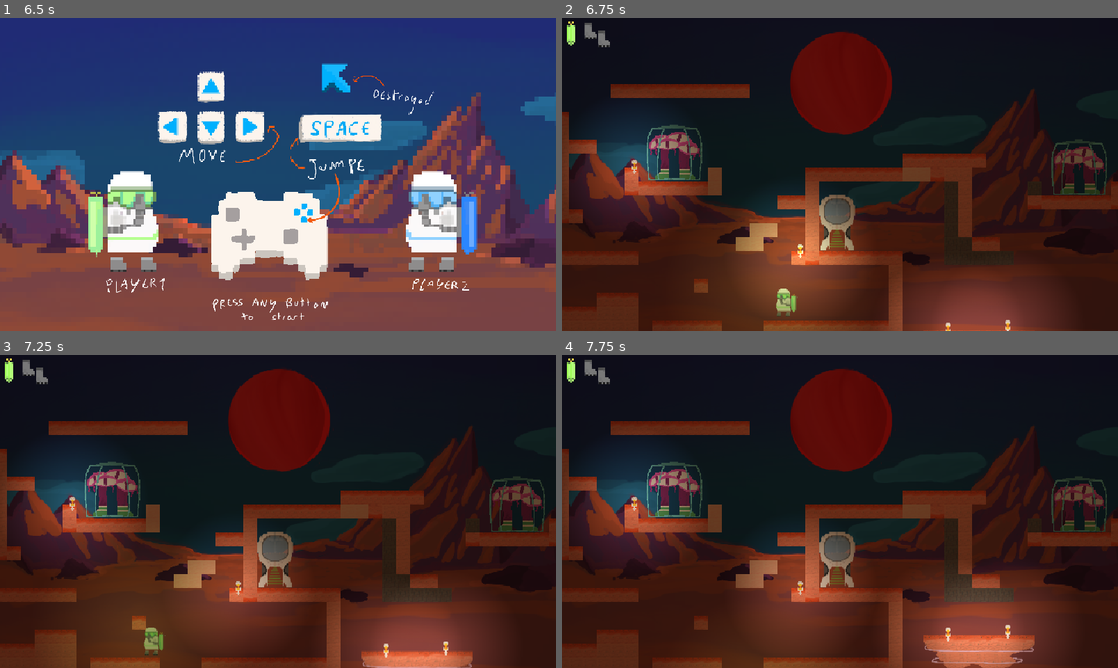
Above: before the commit, frames 1-4 (two rows, left to right).
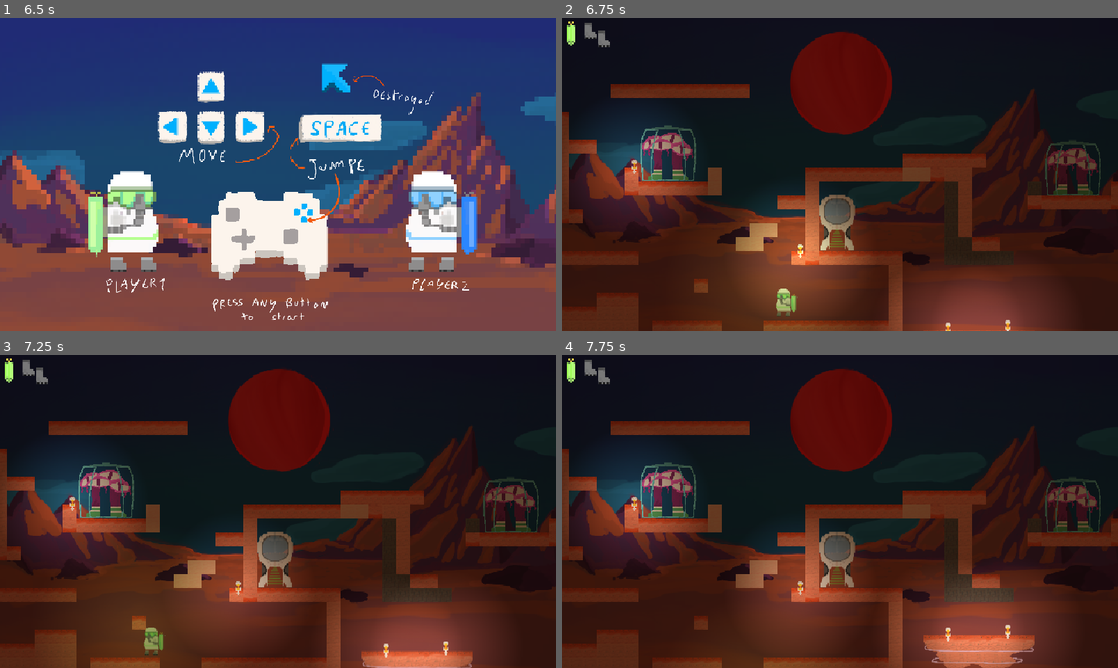
Above: after the commit, the same moments.

Repository: LeResteDuMonde/GameJamPSU
Game: Godot game, scene res://scene/Main.tscn
The game is run twice, just before and just after one commit, with the same random seed, the same clock (stepped at 60 frames per second) and the same inputs.
Inputs (mouse positions are in pixels of both pictures, inside the frame that each line leads up to):
- Up to frame 1 (6.5 s): tap Enter at 0.5, 4.25, 5.75 s; move the mouse to (400, 158) at 0.52 s; press the mouse at (400, 158) at 0.53 s; hold D (right) 0.53-2.03 s; tap Space (jump) at 0.77, 1.52, 2, 3.02, 3.77, 4.52, 5, 6.02 s; move the mouse to (166, 190) at 1.27 s; release the mouse at (166, 190) at 1.28 s; click (166, 190) at 1.35 s; move the mouse to (333, 105) at 2.02 s; press the mouse at (333, 105) at 2.03 s; hold A (left) 2.03-2.78 s; move the mouse to (250, 237) at 2.77 s; release the mouse at (250, 237) at 2.78 s; hold D (right) 2.78-4.28 s; click (250, 237) at 2.85 s; move the mouse to (444, 221) at 3.52 s; press the mouse at (444, 221) at 3.53 s; move the mouse to (111, 127) at 4.27 s; release the mouse at (111, 127) at 4.28 s; hold A (left) 4.28-5.03 s; click (111, 127) at 4.35 s; move the mouse to (305, 174) at 5.02 s; press the mouse at (305, 174) at 5.03 s; hold D (right) 5.03-5.78 s; move the mouse to (194, 96) at 5.77 s; release the mouse at (194, 96) at 5.78 s; hold A (left) from 5.78 s (still down); click (194, 96) at 5.85 s
- Up to frame 2 (6.75 s): keep holding A (left); tap Space (jump) at 6.5 s; move the mouse to (962, 158) at 6.52 s; press the mouse at (962, 158) at 6.53 s
- Up to frame 3 (7.25 s): keep holding A (left); tap Space (jump) at 6.77 s
- Up to frame 4 (7.75 s): move the mouse to (728, 527) at 7.27 s; release A (left) at 7.28 s; release the mouse at (728, 527) at 7.28 s; hold D (right) from 7.28 s (still down); click (728, 527) at 7.35 s; tap Space (jump) at 7.52 s

Frame 1 is identical in both runs. In frame 2, 2.2% of the frame differs, in the area x 14-98%, y 34-57%; in frame 3, 2.2%; in frame 4, 2.2%.

Commit message:
broken caged monster and new sprit

Diff:
--- a/scene/CagedMonster.tscn
+++ b/scene/CagedMonster.tscn
@@ -1,43 +1,94 @@
-[gd_scene load_steps=7 format=3 uid="uid://clx0tvtrn2uj6"]
+[gd_scene load_steps=14 format=3 uid="uid://clx0tvtrn2uj6"]
 
-[ext_resource type="Script" path="res://script/CagedMonster.gd" id="1_beoon"]
-[ext_resource type="Texture2D" uid="uid://cxho4ihl7i2x3" path="res://sprite/alienFrame1.png" id="2_laqqj"]
+[ext_resource type="Script" path="res://script/CagedMonster.gd" id="1_5bu71"]
+[ext_resource type="Texture2D" uid="uid://nypj7tlbbykj" path="res://sprite/alienWalk/alienWalking1.png" id="2_74tjy"]
+[ext_resource type="Texture2D" uid="uid://cxho4ihl7i2x3" path="res://sprite/alienFrame1.png" id="2_ly17j"]
+[ext_resource type="Texture2D" uid="uid://cb7nijiylbrkk" path="res://sprite/alienWalk/alienWalking2.png" id="3_d2yux"]
 [ext_resource type="Texture2D" uid="uid://cntcbsbkxppfx" path="res://sprite/cage.png" id="3_dt23o"]
+[ext_resource type="Texture2D" uid="uid://da17ydyl8m4hf" path="res://sprite/alienFrame2.png" id="3_vnvdp"]
 [ext_resource type="Shader" path="res://shader/outline.gdshader" id="4_4kny8"]
+[ext_resource type="Texture2D" uid="uid://wgajmldbaoej" path="res://sprite/littleAlien1.png" id="4_uf1rl"]
+[ext_resource type="Texture2D" uid="uid://b3jtsj7eijvvu" path="res://sprite/littleAlien2.png" id="5_yfbb5"]
+
+[sub_resource type="SpriteFrames" id="SpriteFrames_4j0k2"]
+animations = [{
+"frames": [{
+"duration": 1.0,
+"texture": ExtResource("2_ly17j")
+}, {
+"duration": 1.0,
+"texture": ExtResource("3_vnvdp")
+}, {
+"duration": 1.0,
+"texture": ExtResource("2_ly17j")
+}],
+"loop": false,
+"name": &"blink",
+"speed": 5.0
+}, {
+"frames": [{
+"duration": 1.0,
+"texture": ExtResource("4_uf1rl")
+}, {
+"duration": 1.0,
+"texture": ExtResource("5_yfbb5")
+}],
+"loop": true,
+"name": &"flyer",
+"speed": 5.0
+}, {
+"frames": [{
+"duration": 1.0,
+"texture": ExtResource("2_74tjy")
+}, {
+"duration": 1.0,
+"texture": ExtResource("3_d2yux")
+}],
+"loop": true,
+"name": &"walking",
+"speed": 1.65
+}]
 
 [sub_resource type="RectangleShape2D" id="RectangleShape2D_472wj"]
-size = Vector2(63, 63)
+size = Vector2(63, 59.5)
 
 [sub_resource type="ShaderMaterial" id="ShaderMaterial_0ccwg"]
 shader = ExtResource("4_4kny8")
 shader_parameter/line_color = Color(1, 1, 0, 1)
 shader_parameter/line_thickness = 0.824
 
+[sub_resource type="RectangleShape2D" id="RectangleShape2D_sjqs5"]
+size = Vector2(34, 18.5)
+
 [node name="CagedMonster" type="CharacterBody2D" groups=["Monster"]]
-script = ExtResource("1_beoon")
+script = ExtResource("1_5bu71")
 
-[node name="AnimatedSprite2D" type="AnimatedSprite2D" parent="."]
+[node name="Animation" type="AnimatedSprite2D" parent="."]
+position = Vector2(-1, -1)
+sprite_frames = SubResource("SpriteFrames_4j0k2")
+animation = &"flyer"
+offset = Vector2(0.001, 0)
 
-[node name="Sprite2D" type="Sprite2D" parent="."]
-position = Vector2(7, -2)
-texture = ExtResource("2_laqqj")
-
-[node name="CollisionShape2D" type="CollisionShape2D" parent="."]
-position = Vector2(6.5, -1)
+[node name="CollisionBig" type="CollisionShape2D" parent="."]
+visible = false
 shape = SubResource("RectangleShape2D_472wj")
 
 [node name="cage" type="Sprite2D" parent="."]
-position = Vector2(7, -2)
+position = Vector2(0, -1)
 texture = ExtResource("3_dt23o")
 
 [node name="highlightCage" type="Sprite2D" parent="."]
 visible = false
 material = SubResource("ShaderMaterial_0ccwg")
-position = Vector2(7, -2)
+position = Vector2(1, 0)
 texture = ExtResource("3_dt23o")
 
 [node name="Area2D" type="Area2D" parent="."]
 
 [node name="CollisionShape2D" type="CollisionShape2D" parent="Area2D"]
-position = Vector2(7.5, -1.5)
+position = Vector2(0, 1.75)
 shape = SubResource("RectangleShape2D_472wj")
+
+[node name="CollisionSmall" type="CollisionShape2D" parent="."]
+position = Vector2(0, -19.25)
+shape = SubResource("RectangleShape2D_sjqs5")
--- a/script/CagedMonster.gd
+++ b/script/CagedMonster.gd
@@ -6,48 +6,95 @@
 var zero
 var gravityScale = 100
 
+var speedFlyer = 0.0005
+var amplitudeFlyer = 10000
+
+
 var isDeadly = false
+var isFlyer = false
 
+var animation : AnimatedSprite2D
 func _ready():
 	zero = global_position;
-	#DEBUG
-	#makeDeadly()
+	animation = get_node("Animation")
+	animation.animation = "blink"
+	if isDeadly:
+		makeDeadly()
+	if isFlyer:
+		makeFlyer(-1)
 
 func makeDeadly():#TODO connect to click
 	isDeadly = true
 	var cage  : Sprite2D = get_node("cage")
+	animation.play("walking")
 	if cage!=null:
 		cage.queue_free()
-	#TODO change sprit to animated sprit
+
+
+var Monster = preload("res://scene/CagedMonster.tscn")
+var otherFlyer
+func makeFlyer(_direction=1):
+	isFlyer = true
+	isDeadly=true
+	direction=_direction
+	get_node("Area2D").queue_free()
+	get_node("CollisionBig").queue_free()
+	animation.play("flyer")
+	animation.offset.y = -12
+	if direction==-1:
+		pass
+		#otherFlyer = Monster.new()
+		#flyerReady()
+		#add_child(otherFlyer)
+func flyerReady():
+	otherFlyer.makeDeadly()
+	otherFlyer.makeFlyer()
 
 func _physics_process(delta):
 	# var velocity = get_velocity()\
+	var mSpeed = speed
+	var mAmplitude = amplitude
+	if isFlyer:
+		mSpeed = speedFlyer
+		mAmplitude = amplitudeFlyer
+	print(direction)
 	if isDeadly :
-		var move = Vector2( direction * speed * amplitude,0)
+		var move = Vector2( direction * mSpeed * mAmplitude * delta / 0.016,0)
 		var deltax = global_position.x - zero.x
-		if deltax > amplitude:
+		if deltax > mAmplitude:
 			direction = -1
-		if deltax < -amplitude:
+		if deltax < -mAmplitude:
 			direction = 1
 
-		move.y += gravityScale * delta
-		var collision_event = move_and_collide(move,false,0.08,true)
+		if not isFlyer:
+			move.y += gravityScale * delta
+
+		var collision_event = move_and_collide(move,true,0.08,true)
 
 		if collision_event != null:
 			var normal = collision_event.get_normal()
 			print_debug(normal,collision_event.get_collider().name)
 			if abs(normal.x) < abs(normal.y):
-				move.y=-0.01
+				move.y=-0.1
 			#if "kill" in collision_event.get_collider():
 			#	GameManager.killPlayer()
 
-			collision_event = move_and_collide(move)
+			collision_event = move_and_collide(move,true)
 
 			if collision_event != null:
 				normal = collision_event.get_normal()
 				print_debug(normal,collision_event.get_collider().name)
 				if abs(normal.x) > abs(normal.y):
-					direction*=-1
+					if normal.x<0:
+						direction = -1
+					else:
+						direction = 1
+
+		collision_event = move_and_collide(move)
+
+	if(randf_range(0,4/delta) < 1):
+		print_debug("play")
+		animation.play()
 
 func highlight(g):
 	if not isDeadly:
@@ -62,7 +109,10 @@
 
 func delete(g):
 	unhighlight(g)
-	makeDeadly()
+	if not isDeadly:
+		makeDeadly()
+	elif not isFlyer:
+		makeFlyer(-1)
 
 func pauseMonster():
 	print_debug("paused monster")
Binary file added: sprite/alienFrame2.png
Not shown, added: sprite/alienFrame2.png.import
Binary file added: sprite/alienWalk/alienWalking1.png
Not shown, added: sprite/alienWalk/alienWalking1.png.import
Binary file added: sprite/alienWalk/alienWalking2.png
Not shown, added: sprite/alienWalk/alienWalking2.png.import
Binary file added: sprite/littleAlien1.png
Not shown, added: sprite/littleAlien1.png.import
Binary file added: sprite/littleAlien2.png
Not shown, added: sprite/littleAlien2.png.import
